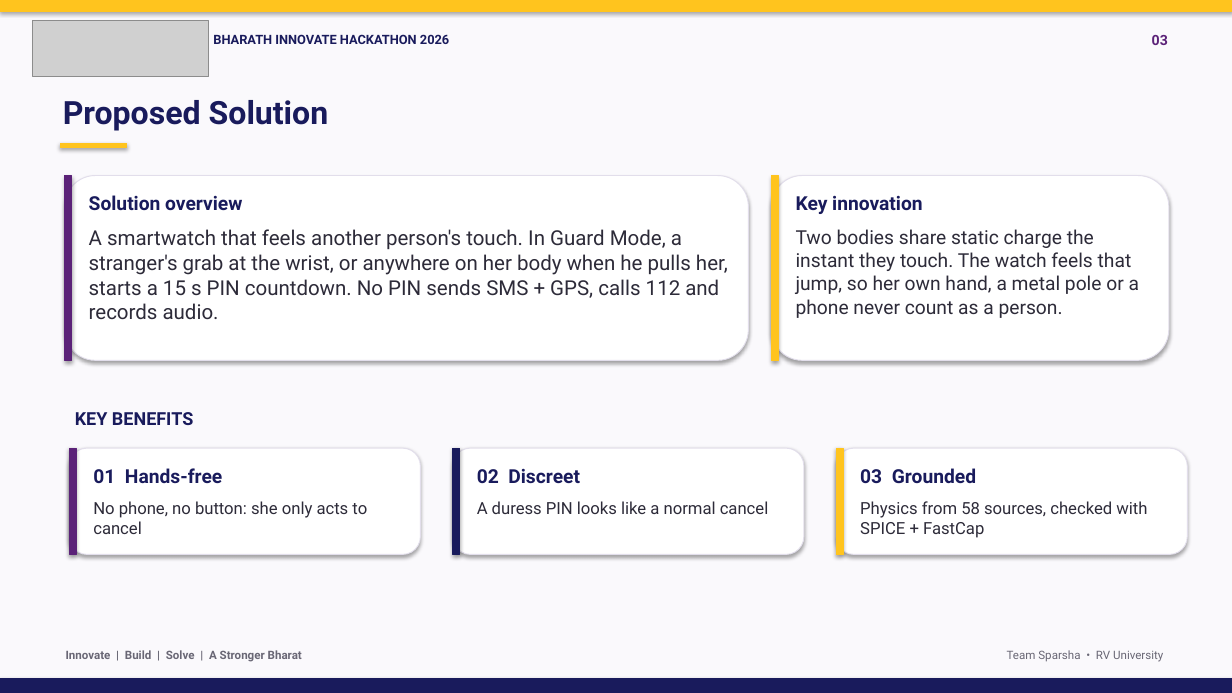
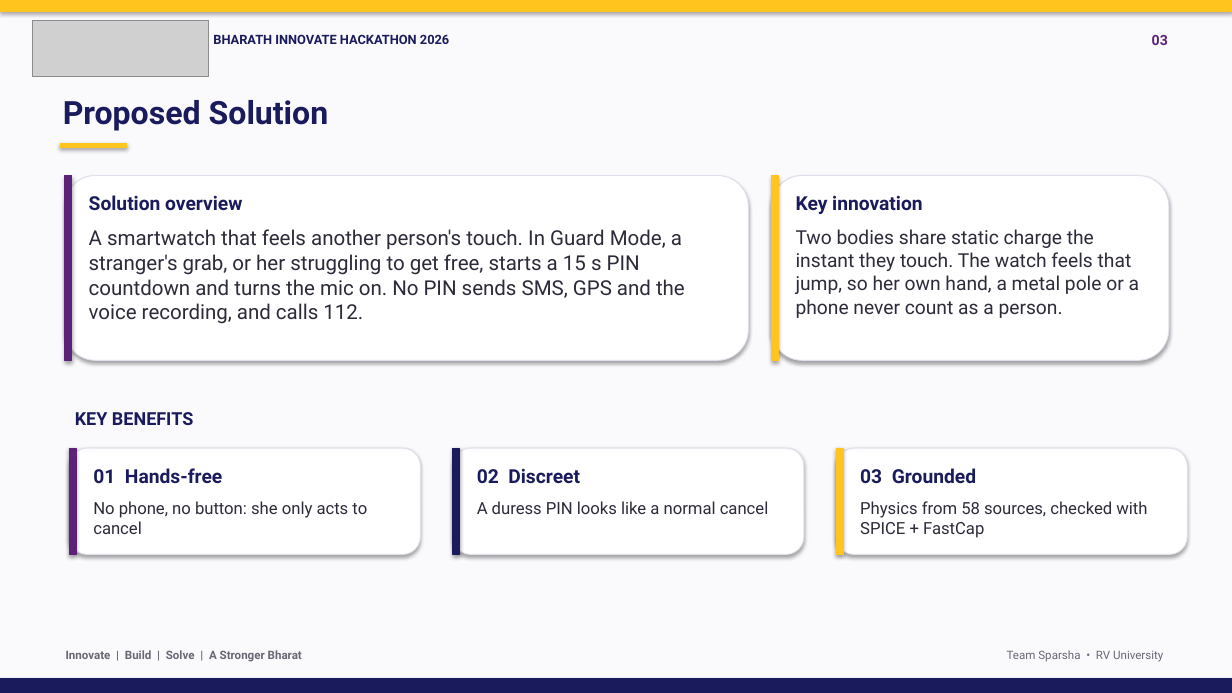
Before and after one commit to Bhajanth13/SparshaGuard, a slide deck: slide 3 of docs/SparshaGuard_BIH2026.pptx. Drawn at 1232x693 pixels with LibreOffice and Linux fonts; fonts in the diff are those of the drawing; grey boxes stand for pictures. Boxes give left, top, right and bottom in pixels: in the first picture for what was removed or moved away, otherwise in the second. Text is boxed around its words. In the diff, an @@ line names an element or a change of style, - is before the commit and + after.

```diff
--- a/docs/SparshaGuard_BIH2026.pptx
+++ b/docs/SparshaGuard_BIH2026.pptx
@@ text at (x1=89, y1=229, x2=685, y2=324): text changed @@
-A smartwatch that feels another person's touch. In Guard Mode, a stranger's grab at the wrist, or anywhere on her body when he pulls her, starts a 15 s PIN countdown. No PIN sends SMS + GPS, calls 112 and records audio.
+A smartwatch that feels another person's touch. In Guard Mode, a stranger's grab, or her struggling to get free, starts a 15 s PIN countdown and turns the mic on. No PIN sends SMS, GPS and the voice recording, and calls 112.
```
Also in this commit, not shown: 3 other slides changed, 8 other files.
